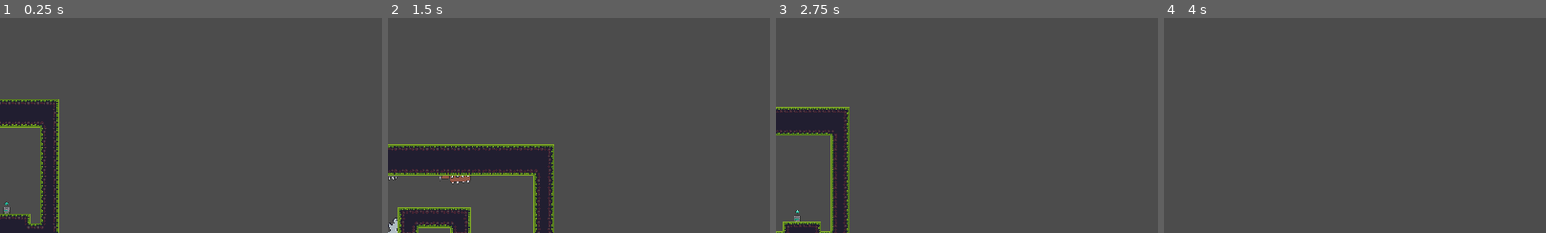
Above: before the commit, frames 1-4 (left to right).
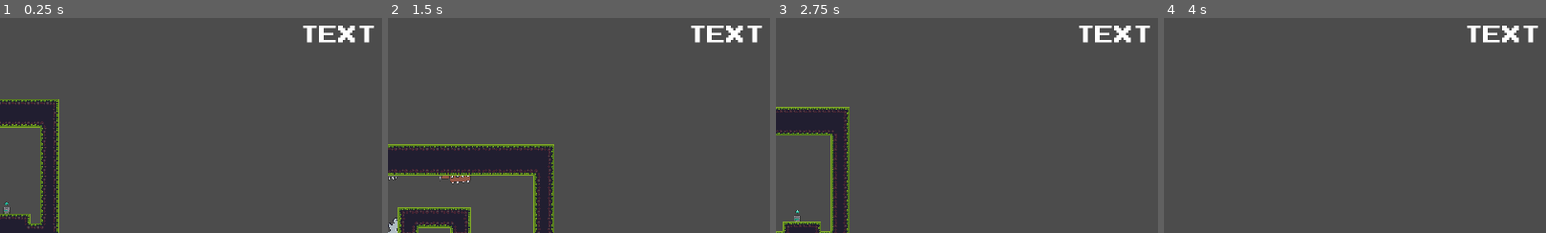
Above: after the commit, the same moments.

Repository: riltho1/Godot-repository
Game: Godot game, scene res://Scenes/World.tscn
The game is run twice, just before and just after one commit, with the same random seed, the same clock (stepped at 60 frames per second) and the same inputs. The project has no main scene, so this scene is started directly.
Inputs:
- Up to frame 1 (0.25 s): no input
- Up to frame 2 (1.5 s): hold D (right) from 0.53 s (still down); tap Z (zoom) at 0.6, 1.35 s; tap W (jump) at 0.77 s
- Up to frame 3 (2.75 s): tap W (jump) at 1.52 s; release D (right) at 2.03 s; hold A (left) from 2.03 s (still down); tap Z (zoom) at 2.1 s
- Up to frame 4 (4 s): release A (left) at 2.78 s; hold D (right) from 2.78 s (still down); tap Z (zoom) at 2.85, 3.6 s; tap W (jump) at 3.02, 3.77 s
The pictures show only the part of the screen within x 46-96%, y 2-52%; the shares and areas given below are measured in that part.

The runs differ from the first frame. In frame 1, 0.8% of the frame differs, in the area x 79-98%, y 3-12%; in frame 2, 0.8%; in frame 3, 0.8%; in frame 4, 0.8%.

Commit message:
Timer Added

Diff:
--- a/Character Control/Scenes/World.tscn
+++ b/Character Control/Scenes/World.tscn
@@ -6,7 +6,8 @@
 [ext_resource path="res://Scenes/Swinging Trap.tscn" type="PackedScene" id=4]
 [ext_resource path="res://Scenes/SkipeTrap.tscn" type="PackedScene" id=5]
 [ext_resource path="res://Scenes/DoorAndButton.tscn" type="PackedScene" id=6]
-[ext_resource path="res://Scenes/World.gd" type="Script" id=7]
+[ext_resource path="res://Scripts/World.gd" type="Script" id=7]
+[ext_resource path="res://OtherAssets/PressStart2P-Regular.ttf" type="DynamicFontData" id=8]
 [ext_resource path="res://Scenes/SpinningBlade.tscn" type="PackedScene" id=11]
 [ext_resource path="res://Scenes/SavePoint.tscn" type="PackedScene" id=14]
 
@@ -243,6 +244,10 @@
 } ]
 0/z_index = 0
 
+[sub_resource type="DynamicFont" id=35]
+size = 33
+font_data = ExtResource( 8 )
+
 [node name="World" type="Node2D"]
 script = ExtResource( 7 )
 
@@ -304,5 +309,20 @@
 format = 1
 tile_data = PoolIntArray( 0, 0, 0, 1, 0, 131076, 2, 0, 131076, 3, 0, 1, 4, 0, 1, 5, 0, 1, 6, 0, 1, 7, 0, 131076, 8, 0,  …(4492 unchanged characters)…
 
+[node name="CanvasLayer" type="CanvasLayer" parent="."]
+
+[node name="Control" type="Control" parent="CanvasLayer"]
+anchor_right = 1.0
+anchor_bottom = 1.0
+
+[node name="Label" type="Label" parent="CanvasLayer/Control"]
+margin_left = 892.0
+margin_top = 30.0
+margin_right = 1220.0
+margin_bottom = 71.0
+custom_fonts/font = SubResource( 35 )
+text = "00:00:00"
+align = 2
+
 [editable path="SpinningBlade"]
 [editable path="DoorAndButton"]
--- a/Character Control/Scenes/World.gd
+++ b/Character Control/Scripts/World.gd
@@ -8,3 +8,4 @@
 	pass
 	if Input.is_action_just_pressed("reset"):
 		GameStats.reset()
+	$CanvasLayer/Control/Label.text = "TEXT"
--- a/Character Control/Scripts/game_stats.gd
+++ b/Character Control/Scripts/game_stats.gd
@@ -19,3 +19,10 @@
 
 func get_spawn():
 	return current_spawn
+
+func get_time():
+	var current_time = OS.get_ticks_msec()-game_start_time
+	var minutes = current_time/1000/60
+	var seconds = current_time/1000%60
+	var msec = current_time%1000/100
+	return str(minutes) + ":" + str(seconds) + ":" + str(msec)
Binary file added: Character Control/OtherAssets/ARCADECLASSIC.TTF
Binary file added: Character Control/OtherAssets/PressStart2P-Regular.ttf
Not shown: 1 places in Character Control/Scenes/World.tscn that only renumber resources
Not shown, added: ARCADECLASSIC.TTF
Not shown, added: OFL.txt
Not shown, added: PressStart2P-Regular.ttf
Not shown, added: pizzadudedotdk.txt
